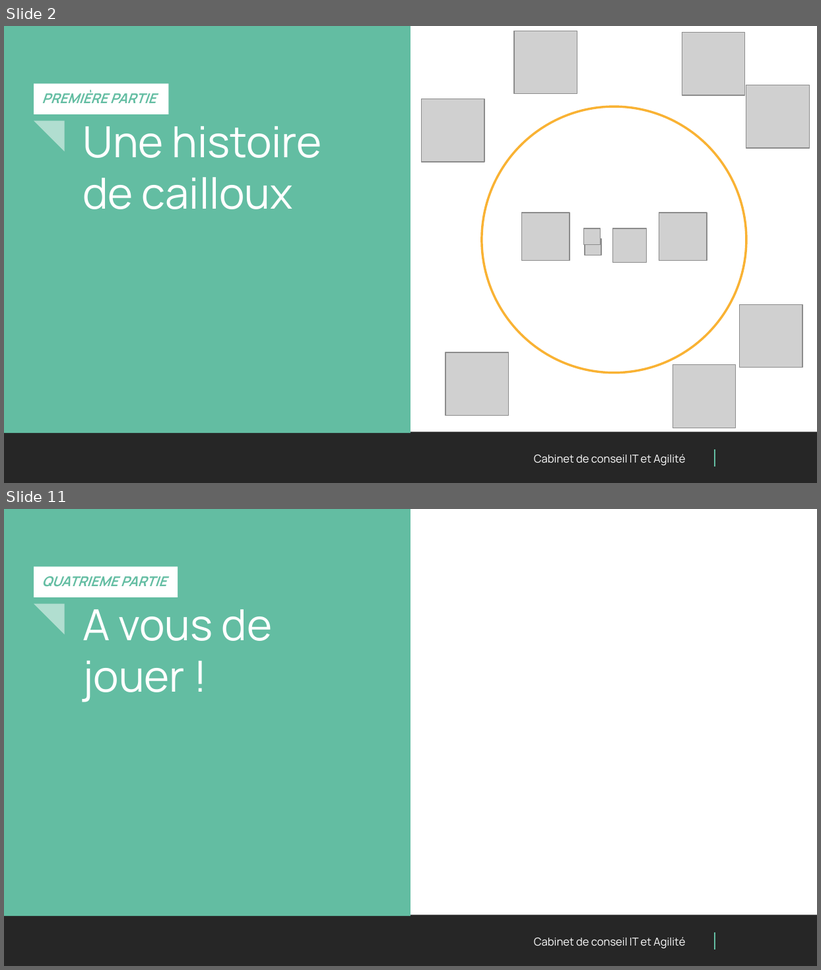
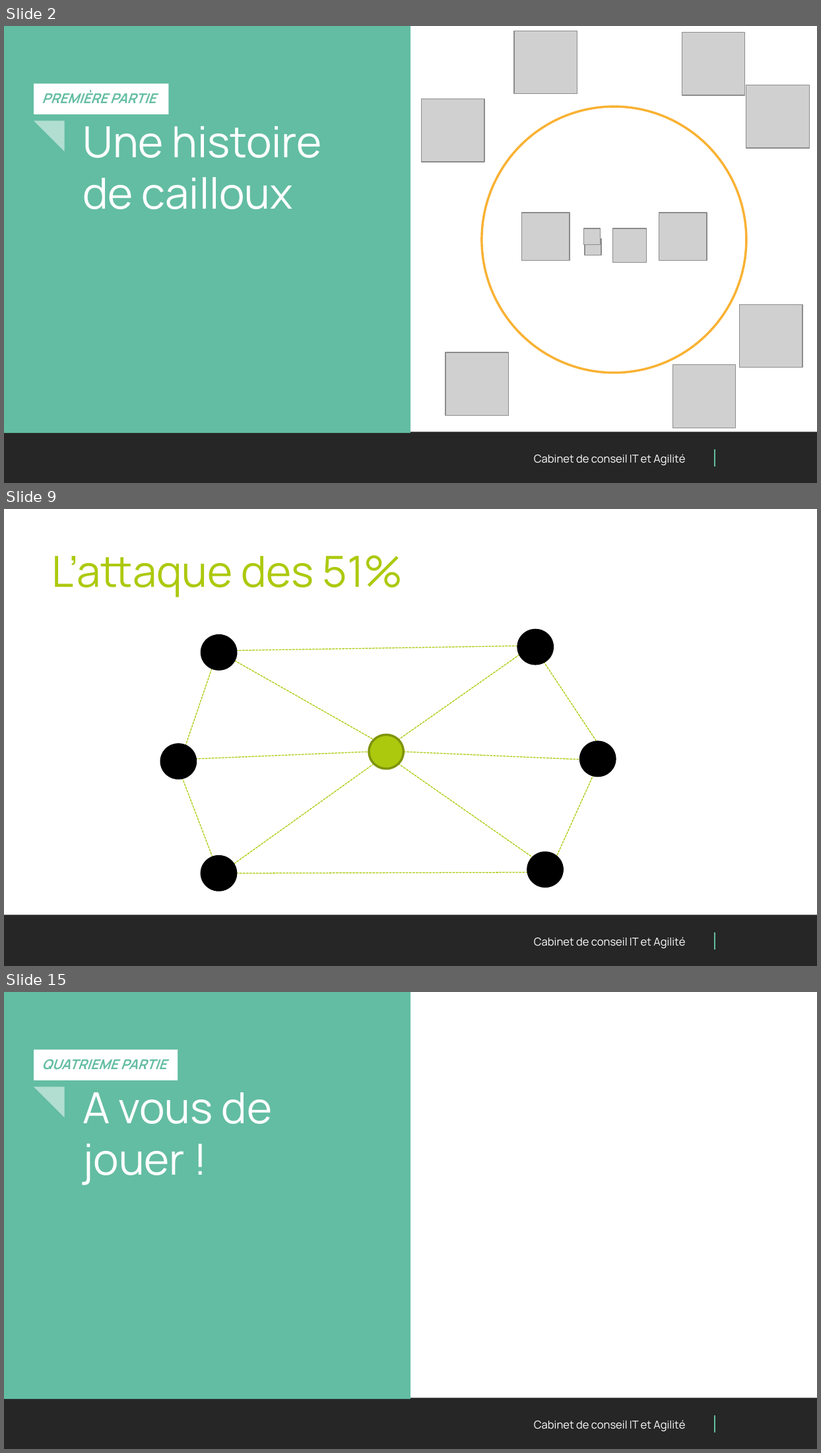
Before and after one commit to PaulFasola/Techlabs, a slide deck: Blockchain101+SmartContracts/Presentation/Techlab Blockchain.pptx. Shown one above the other, each under a label of ours: slides 2 and 11 before the commit, slides 2, 9 and 15 after it; the slides between them are not shown. The pictures are 821x970 and 821x1453 pixels, drawn with LibreOffice and Linux fonts; fonts in the diff are those of the drawing; grey boxes stand for pictures; background and template pictures are left out. Boxes give left, top, right and bottom in pixels: in the first picture for what was removed or moved away, otherwise in the second. Text is boxed around its words. In the diff, an @@ line names an element or a change of style, - is before the commit and + after.

```diff
--- a/Blockchain101+SmartContracts/Presentation/Techlab Blockchain.pptx
+++ b/Blockchain101+SmartContracts/Presentation/Techlab Blockchain.pptx
@@ slide 9 added at [4,509,817,966], background #FFFFFF; not listed: 3 template elements that a slide beside it also shows @@
@@ title added at [52,555,403,597], 38 pt, text #ADC90E @@
+L’attaque des 51%
@@ ellipse added at [201,636,236,670], fill #000000, outline #000000 2 pt @@
@@ line added from (222, 650) to (540, 646), #ACC909 0.75 pt dashed @@
@@ ellipse added at [518,630,552,664], fill #000000, outline #000000 2 pt @@
@@ line added from (182, 757) to (218, 648), #ACC909 0.75 pt dashed @@
@@ line added from (222, 654) to (374, 740), #ACC909 0.75 pt dashed @@
@@ line added from (519, 655) to (399, 740), #ACC909 0.75 pt dashed @@
@@ line added from (540, 656) to (607, 758), #ACC909 0.75 pt dashed @@
@@ ellipse added at [161,745,195,779], fill #000000, outline #000000 2 pt @@
@@ ellipse added at [369,735,403,769], fill #ADC90E, outline #80950A 2 pt @@
@@ ellipse added at [580,743,614,776], fill #000000, outline #000000 2 pt @@
@@ line added from (179, 759) to (369, 752), #ACC909 0.75 pt dashed @@
@@ line added from (228, 869) to (374, 764), #ACC909 0.75 pt dashed @@
@@ line added from (547, 869) to (399, 764), #ACC909 0.75 pt dashed @@
@@ line added from (403, 752) to (607, 761), #ACC909 0.75 pt dashed @@
@@ line added from (597, 765) to (550, 871), #ACC909 0.75 pt dashed @@
@@ line added from (179, 768) to (222, 881), #ACC909 0.75 pt dashed @@
@@ ellipse added at [201,856,236,890], fill #000000, outline #000000 2 pt @@
@@ ellipse added at [527,853,562,887], fill #000000, outline #000000 2 pt @@
@@ line added from (236, 873) to (550, 873), #ACC909 0.75 pt dashed @@
@@ what was slide 11 is now slide 15 @@
```
Also in this commit, not shown: 7 slides changed, 5 other slides added, 2 slides removed, 1 other file.
